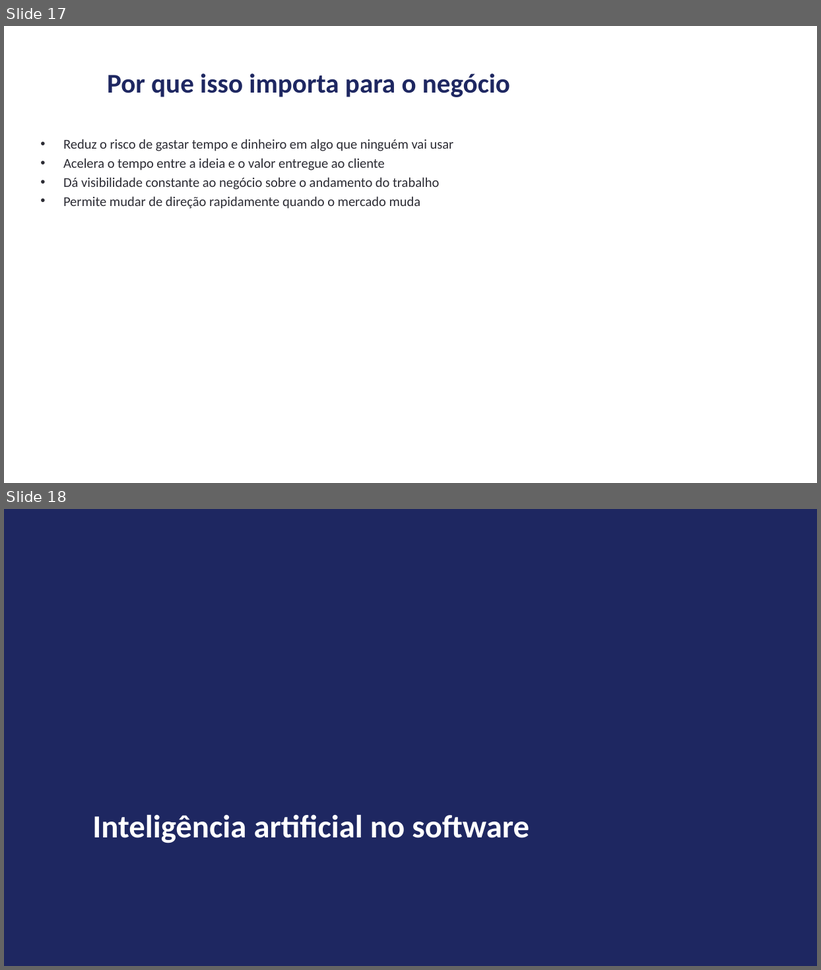
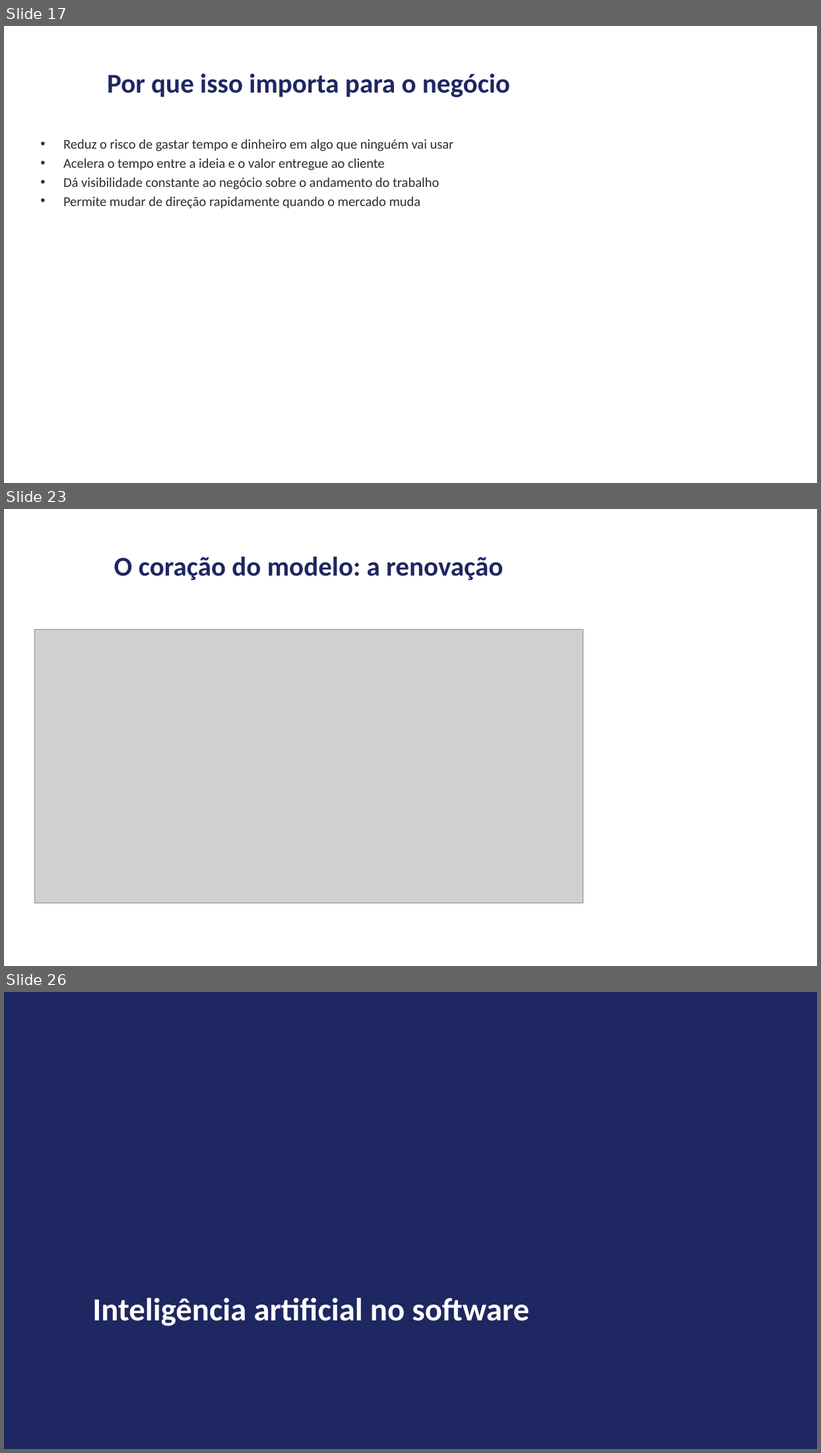
Before and after one commit to andrevberaldo/software-engineering, a slide deck: presentation/apresentacao.pptx. Shown one above the other, each under a label of ours: slides 17 and 18 before the commit, slides 17, 23 and 26 after it; the slides between them are not shown. The pictures are 821x970 and 821x1453 pixels, drawn with LibreOffice and Linux fonts; fonts in the diff are those of the drawing; grey boxes stand for pictures. Boxes give left, top, right and bottom in pixels: in the first picture for what was removed or moved away, otherwise in the second. Text is boxed around its words. In the diff, an @@ line names an element or a change of style, - is before the commit and + after.

```diff
--- a/presentation/apresentacao.pptx
+++ b/presentation/apresentacao.pptx
@@ slide 23 added at [4,509,817,966], background #FFFFFF @@
@@ title added at [114,557,503,580], 32 pt, text #1E2761, bold @@
+O coração do modelo: a renovação
@@ picture added at [34,629,583,904] @@
@@ what was slide 18 is now slide 26 @@
```
Also in this commit, not shown: 1 slide changed, 7 other slides added, 5 other files.
